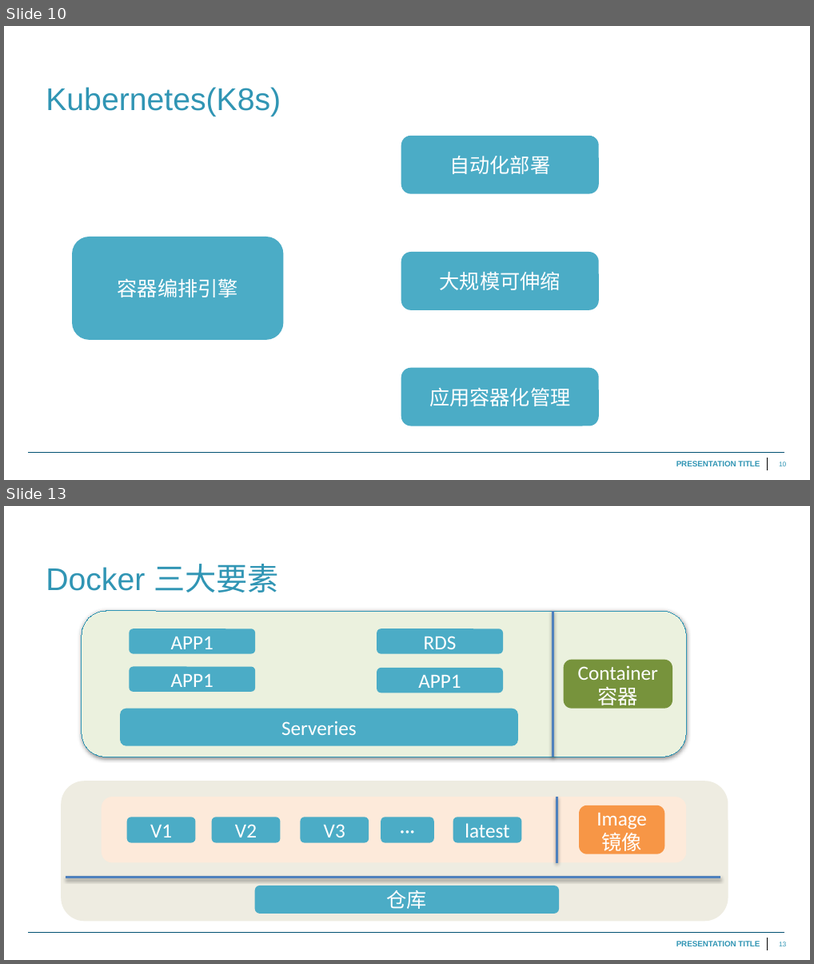
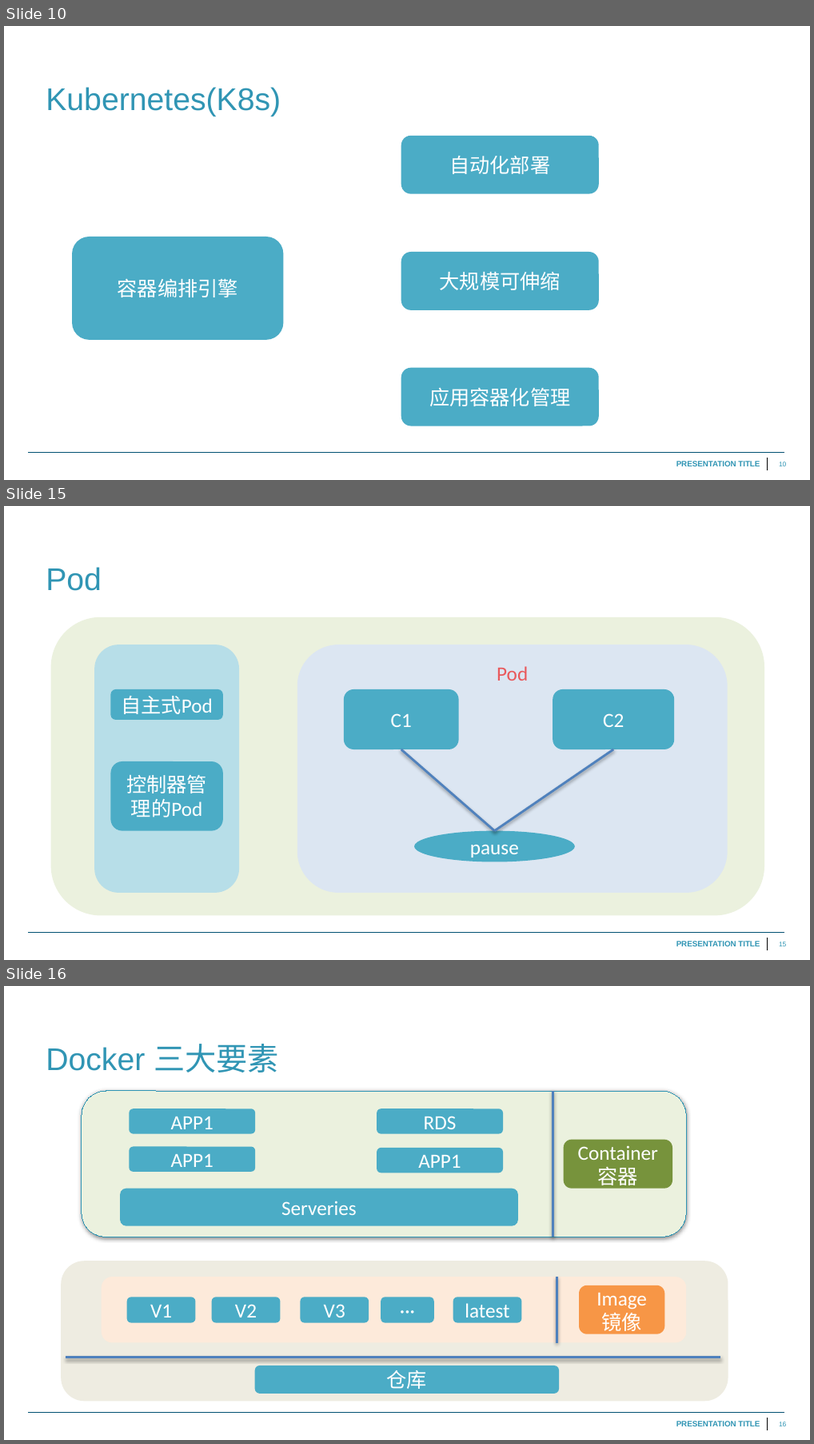
Before and after one commit to noerver/temp, a slide deck: AWSECS.pptx. Shown one above the other, each under a label of ours: slides 10 and 13 before the commit, slides 10, 15 and 16 after it; the slides between them are not shown. The pictures are 814x964 and 814x1444 pixels, drawn with LibreOffice and Linux fonts; fonts in the diff are those of the drawing; background and template pictures are left out. Boxes give left, top, right and bottom in pixels: in the first picture for what was removed or moved away, otherwise in the second. Text is boxed around its words. In the diff, an @@ line names an element or a change of style, - is before the commit and + after.

```diff
--- a/AWSECS.pptx
+++ b/AWSECS.pptx
@@ slide 15 added at [4,506,810,960], background #FFFFFF; not listed: 4 template elements that a slide beside it also shows @@
@@ text added at [46,567,102,591], 28 pt, text #3095B4 @@
+Pod
@@ rounded rectangle added at [50,617,765,916], fill #EBF1DE @@
@@ rounded rectangle added at [94,644,239,892], fill #B7DEE8 @@
@@ rounded rectangle added at [298,644,728,892], fill #DCE6F2, 18 pt, text #E9595C @@
+Pod
@@ rounded rectangle added at [110,689,222,720], fill #4BACC6, 18 pt, text #FFFFFF @@
+自主式Pod
@@ rounded rectangle added at [343,689,459,748], fill #4BACC6, 18 pt, text #FFFFFF @@
+C1
@@ rounded rectangle added at [553,689,675,748], fill #4BACC6, 18 pt, text #FFFFFF @@
+C2
@@ rounded rectangle added at [110,761,222,830], fill #4BACC6, 18 pt, text #FFFFFF @@
+控制器管理的Pod
@@ line added from (402, 749) to (495, 830), #4F81BD 2 pt @@
@@ line added from (614, 749) to (495, 830), #4F81BD 2 pt @@
@@ ellipse added at [414,830,575,862], fill #4BACC6, 18 pt, text #FFFFFF @@
+pause
@@ what was slide 13 is now slide 16 @@
```
Also in this commit, not shown: 2 slides changed, 2 other slides added.
